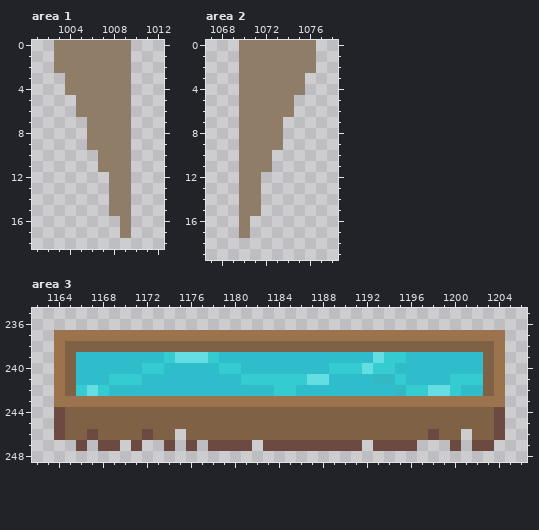
Edited in one commit: pixel-art file (assets/tiles/grass.ase). Above is the file before it was changed.
1408x448 pixels, 1 frame. Colours within 5 levels of each other are drawn and written as one. Shown: area 1: x 1001..1012, y 0..18; area 2: x 1067..1078, y 0..19; area 3: x 1162..1206, y 235..248. The commit also changed other parts of the picture, which this record leaves out.
Now the later version:
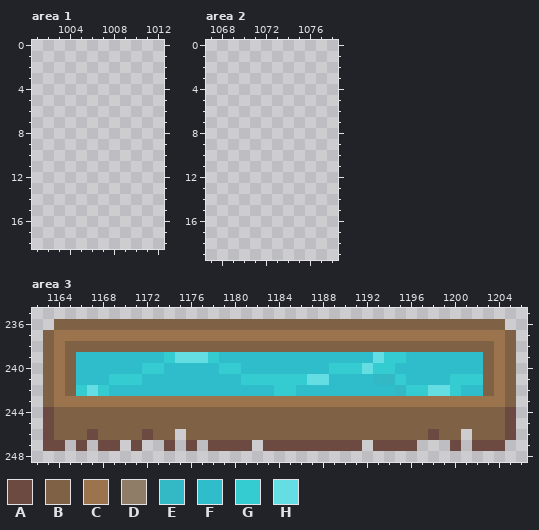
Palette (. is transparent): A #6d4a41  B #7f6245  C #9b744d  D #8f7d67  E #33b8c5  F #30bdcb  G #34cbd1  H #64dde3
The edit:
Area 1, layer "Layer":
Colour D is gone in rows 0 to 2 at x 1003 to 1009; in rows 3 to 4 at x 1004 to 1009; in rows 5 to 6 at x 1005 to 1009; in rows 7 to 9 at x 1006 to 1009; in rows 10 to 11 at x 1007 to 1009; in rows 12 to 15 at x 1008 to 1009.
Colour D is gone in rows 16 to 17 at x 1009.
Area 2, layer "Layer":
Colour D is gone in rows 0 to 2 at x 1070 to 1076; in rows 3 to 4 at x 1070 to 1075; in rows 5 to 6 at x 1070 to 1074; in rows 7 to 9 at x 1070 to 1073; in rows 10 to 11 at x 1070 to 1072; in rows 12 to 15 at x 1070 to 1071.
Colour D is gone in rows 16 to 17 at x 1070.
Area 3, layer "Layer 2":
Colour A is added in rows 244 to 246 at x 1163 and 1205; in row 247 at x 1163 to 1164 and 1204.
Colour B is added in row 236 at x 1164 to 1204; in rows 237 to 243 at x 1163 and 1205.
Colour B replaces colour A in rows 244 to 246 at x 1164 and 1204.
Where, in picture pixels (left, top, right, bottom), the same in both pictures:
erased: (54, 40, 131, 238)
erased: (239, 40, 316, 238)
changed: (43, 319, 516, 451)
